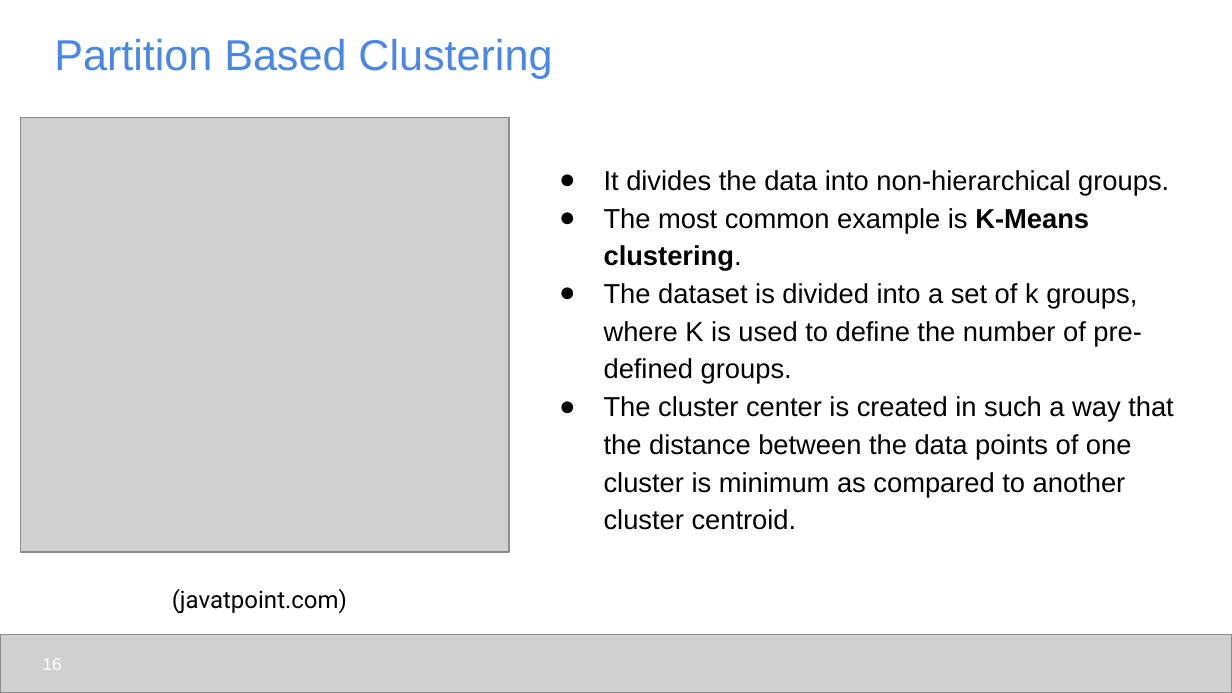
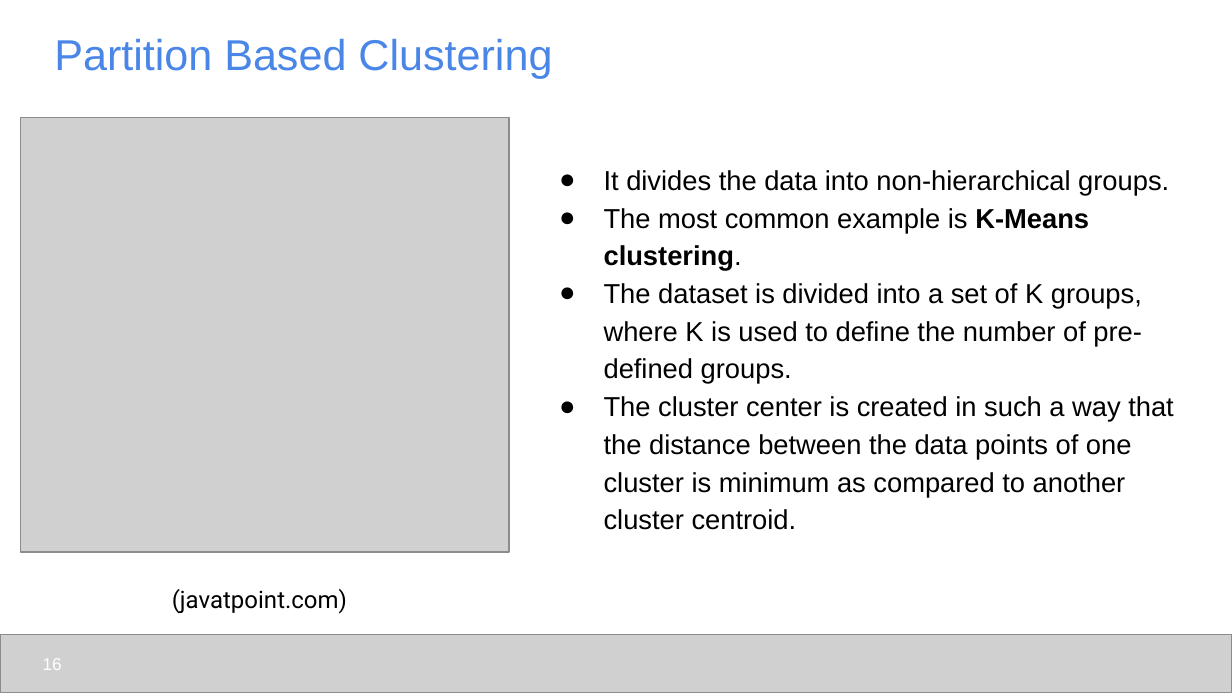
Before and after one commit to udel-cbcb/al_ml_workshop, a slide deck: slide 16 of Day_4/Lectures/Day_4_Lecture_1_ML_Models_and_Model_Evaluation.pptx. Drawn at 1232x693 pixels with LibreOffice and Linux fonts; fonts in the diff are those of the drawing; grey boxes stand for pictures. Boxes give left, top, right and bottom in pixels: in the first picture for what was removed or moved away, otherwise in the second. Text is boxed around its words. In the diff, an @@ line names an element or a change of style, - is before the commit and + after.

```diff
--- a/Day_4/Lectures/Day_4_Lecture_1_ML_Models_and_Model_Evaluation.pptx
+++ b/Day_4/Lectures/Day_4_Lecture_1_ML_Models_and_Model_Evaluation.pptx
@@ text at box(604, 283, 1142, 384): text changed @@
-● The dataset is divided into a set of k groups, where K is used to define the number of pre-defined groups.
+● The dataset is divided into a set of K groups, where K is used to define the number of pre-defined groups.
```
Also in this commit, not shown: 11 other slides changed, 8 other files.
